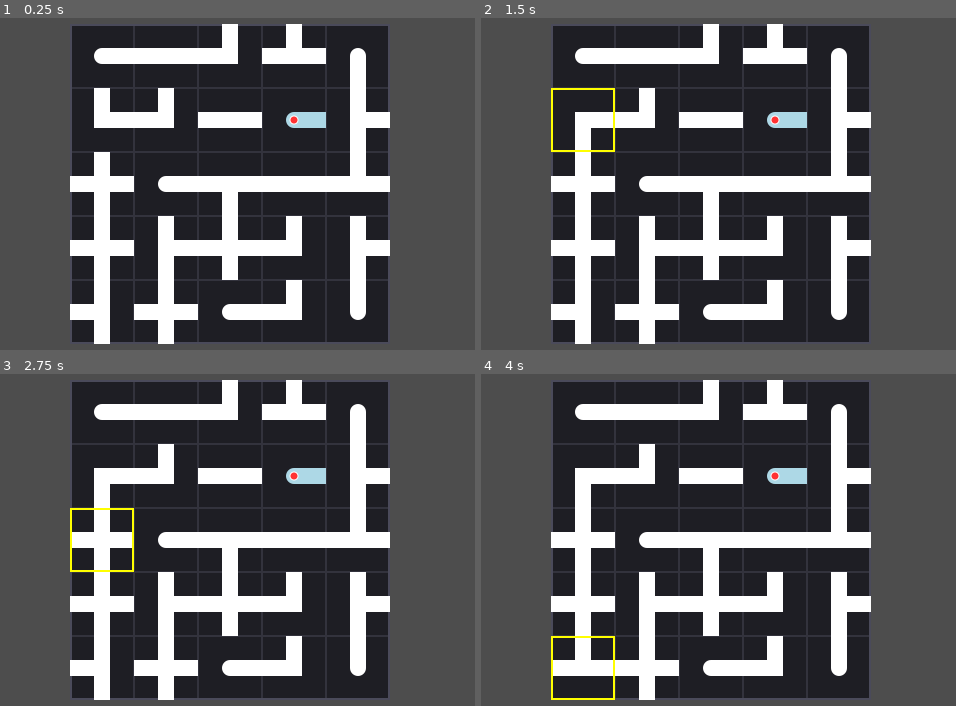
Above: before the commit, frames 1-4 (two rows, left to right).
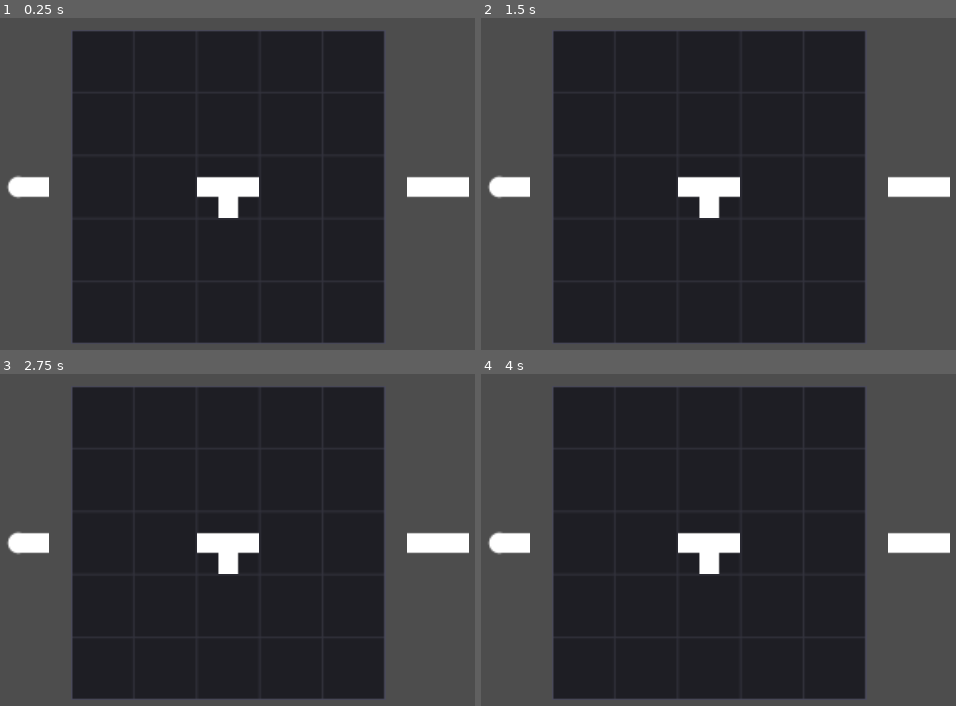
Above: after the commit, the same moments.

Repository: RedBlueCarrots/GMTK-2026
Game: Godot game, scene res://Scenes/pipe_minigame.tscn
Same seed, same stepped clock (60 frames per second), same inputs: the game is played once before the commit and once after it. This scene is started directly instead of the project's main scene.
Inputs (mouse positions are in pixels of both pictures, inside the frame that each line leads up to):
- Up to frame 1 (0.25 s): no input
- Up to frame 2 (1.5 s): tap Enter at 0.5 s; move the mouse to (580, 54) at 0.52 s; click (580, 54) at 0.67 s; tap Space at 1.25 s; move the mouse to (580, 120) at 1.27 s; click (580, 120) at 1.42 s
- Up to frame 3 (2.75 s): tap Enter at 2 s; move the mouse to (99, 540) at 2.02 s; click (99, 540) at 2.17 s
- Up to frame 4 (4 s): tap Space at 2.75 s; move the mouse to (580, 603) at 2.77 s; click (580, 603) at 2.92 s; tap Enter at 3.5 s; move the mouse to (580, 669) at 3.52 s; click (580, 669) at 3.67 s

The runs differ from the first frame. In frame 1, 22% of the frame differs, in the area x 1-99%, y 1-99%; in frame 2, 23%; in frame 3, 23%; in frame 4, 23%.

Commit message:
resize assets

Diff:
--- a/Assets/Art/pipe-bend.svg
+++ b/Assets/Art/pipe-bend.svg
@@ -1,4 +1,4 @@
-<svg width="128" height="128" viewBox="0 0 128 128" xmlns="http://www.w3.org/2000/svg">
-  <rect x="48" y="0" width="32" height="80" fill="#ffffff"/>
-  <rect x="48" y="48" width="80" height="32" fill="#ffffff"/>
+<svg width="38.4" height="38.4" viewBox="0 0 384 384" xmlns="http://www.w3.org/2000/svg">
+  <rect x="128" y="0" width="128" height="256" fill="#ffffff"/>
+  <rect x="128" y="128" width="256" height="128" fill="#ffffff"/>
 </svg>
--- a/Assets/Art/pipe-cross.svg
+++ b/Assets/Art/pipe-cross.svg
@@ -1,4 +1,4 @@
-<svg width="128" height="128" viewBox="0 0 128 128" xmlns="http://www.w3.org/2000/svg">
-  <rect x="48" y="0" width="32" height="128" fill="#ffffff"/>
-  <rect x="0" y="48" width="128" height="32" fill="#ffffff"/>
+<svg width="38.4" height="38.4" viewBox="0 0 384 384" xmlns="http://www.w3.org/2000/svg">
+  <rect x="128" y="0" width="128" height="384" fill="#ffffff"/>
+  <rect x="0" y="128" width="384" height="128" fill="#ffffff"/>
 </svg>
--- a/Assets/Art/pipe-end.svg
+++ b/Assets/Art/pipe-end.svg
@@ -1,4 +1,4 @@
-<svg width="128" height="128" viewBox="0 0 128 128" xmlns="http://www.w3.org/2000/svg">
-  <rect x="48" y="64" width="32" height="64" fill="#ffffff"/>
-  <circle cx="64" cy="64" r="16" fill="#ffffff"/>
+<svg width="38.4" height="38.4" viewBox="0 0 384 384" xmlns="http://www.w3.org/2000/svg">
+  <rect x="128" y="192" width="128" height="192" fill="#ffffff"/>
+  <circle cx="192" cy="192" r="64" fill="#ffffff"/>
 </svg>
--- a/Assets/Art/pipe-highlight.svg
+++ b/Assets/Art/pipe-highlight.svg
@@ -1,3 +1,3 @@
-<svg width="128" height="128" viewBox="0 0 128 128" xmlns="http://www.w3.org/2000/svg">
-  <rect x="2" y="2" width="124" height="124" fill="none" stroke="#ffff00" stroke-width="4"/>
+<svg width="38.4" height="38.4" viewBox="0 0 384 384" xmlns="http://www.w3.org/2000/svg">
+  <rect x="8" y="8" width="368" height="368" fill="none" stroke="#ffff00" stroke-width="16"/>
 </svg>
--- a/Assets/Art/pipe-source_badge.svg
+++ b/Assets/Art/pipe-source_badge.svg
@@ -1,3 +1,3 @@
-<svg width="128" height="128" viewBox="0 0 128 128" xmlns="http://www.w3.org/2000/svg">
-  <circle cx="64" cy="64" r="8" fill="#ff3333" stroke="#ffffff" stroke-width="2"/>
+<svg width="38.4" height="38.4" viewBox="0 0 384 384" xmlns="http://www.w3.org/2000/svg">
+  <circle cx="192" cy="192" r="32" fill="#ff3333" stroke="#ffffff" stroke-width="8"/>
 </svg>
--- a/Assets/Art/pipe-straight.svg
+++ b/Assets/Art/pipe-straight.svg
@@ -1,3 +1,3 @@
-<svg width="128" height="128" viewBox="0 0 128 128" xmlns="http://www.w3.org/2000/svg">
-  <rect x="48" y="0" width="32" height="128" fill="#ffffff"/>
+<svg width="38.4" height="38.4" viewBox="0 0 384 384" xmlns="http://www.w3.org/2000/svg">
+  <rect x="128" y="0" width="128" height="384" fill="#ffffff"/>
 </svg>
--- a/Assets/Art/pipe-t_junction.svg
+++ b/Assets/Art/pipe-t_junction.svg
@@ -1,4 +1,4 @@
-<svg width="128" height="128" viewBox="0 0 128 128" xmlns="http://www.w3.org/2000/svg">
-  <rect x="0" y="48" width="128" height="32" fill="#ffffff"/>
-  <rect x="48" y="48" width="32" height="80" fill="#ffffff"/>
+<svg width="38.4" height="38.4" viewBox="0 0 384 384" xmlns="http://www.w3.org/2000/svg">
+  <rect x="0" y="128" width="384" height="128" fill="#ffffff"/>
+  <rect x="128" y="128" width="128" height="256" fill="#ffffff"/>
 </svg>
--- a/Assets/Art/pipe_minigame-bg.svg
+++ b/Assets/Art/pipe_minigame-bg.svg
@@ -1,19 +1,19 @@
-<svg width="640" height="640" viewBox="0 0 640 640" xmlns="http://www.w3.org/2000/svg">
+<svg width="192" height="192" viewBox="0 0 192 192" xmlns="http://www.w3.org/2000/svg">
   <!-- Base Dark Background -->
-  <rect width="640" height="640" fill="#1e1e24"/>
+  <rect width="192" height="192" fill="#1e1e24"/>
 
   <!-- Vertical Grid Lines -->
-  <line x1="128" y1="0" x2="128" y2="640" stroke="#33333d" stroke-width="4"/>
-  <line x1="256" y1="0" x2="256" y2="640" stroke="#33333d" stroke-width="4"/>
-  <line x1="384" y1="0" x2="384" y2="640" stroke="#33333d" stroke-width="4"/>
-  <line x1="512" y1="0" x2="512" y2="640" stroke="#33333d" stroke-width="4"/>
+  <line x1="38.4" y1="0" x2="38.4" y2="192" stroke="#33333d" stroke-width="1"/>
+  <line x1="76.8" y1="0" x2="76.8" y2="192" stroke="#33333d" stroke-width="1"/>
+  <line x1="115.2" y1="0" x2="115.2" y2="192" stroke="#33333d" stroke-width="1"/>
+  <line x1="153.6" y1="0" x2="153.6" y2="192" stroke="#33333d" stroke-width="1"/>
 
   <!-- Horizontal Grid Lines -->
-  <line x1="0" y1="128" x2="640" y2="128" stroke="#33333d" stroke-width="4"/>
-  <line x1="0" y1="256" x2="640" y2="256" stroke="#33333d" stroke-width="4"/>
-  <line x1="0" y1="384" x2="640" y2="384" stroke="#33333d" stroke-width="4"/>
-  <line x1="0" y1="512" x2="640" y2="512" stroke="#33333d" stroke-width="4"/>
+  <line x1="0" y1="38.4" x2="192" y2="38.4" stroke="#33333d" stroke-width="1"/>
+  <line x1="0" y1="76.8" x2="192" y2="76.8" stroke="#33333d" stroke-width="1"/>
+  <line x1="0" y1="115.2" x2="192" y2="115.2" stroke="#33333d" stroke-width="1"/>
+  <line x1="0" y1="153.6" x2="192" y2="153.6" stroke="#33333d" stroke-width="1"/>
 
   <!-- Outer Frame Border -->
-  <rect x="2" y="2" width="636" height="636" fill="none" stroke="#4a4a5a" stroke-width="4"/>
+  <rect x="0.5" y="0.5" width="191" height="191" fill="none" stroke="#4a4a5a" stroke-width="1"/>
 </svg>
--- a/Scenes/pipe_minigame.tscn
+++ b/Scenes/pipe_minigame.tscn
@@ -1,15 +1,21 @@
 [gd_scene format=3 uid="uid://b8knkgioqs51c"]
 
 [ext_resource type="Script" uid="uid://ct85fc8fla5d4" path="res://Scripts/pipes_minigame.gd" id="1_l0n6x"]
-[ext_resource type="Texture2D" uid="uid://bc4m78hr78ro6" path="res://Assets/Art/pipe_minigame-bg.svg" id="2_fdmy0"]
+[ext_resource type="Texture2D" uid="uid://cpnsfx634vogb" path="res://Assets/Art/pipe_minigame-bg.svg" id="2_fdmy0"]
+[ext_resource type="PackedScene" uid="uid://cbkyray7c10o" path="res://Scenes/minigame_outline.tscn" id="2_hkjiq"]
 
 [node name="PipeMinigame" type="Node2D" unique_id=501969369]
 script = ExtResource("1_l0n6x")
 
-[node name="Sprite2D" type="Sprite2D" parent="." unique_id=1046249181]
+[node name="BackgroundSprite" type="Sprite2D" parent="." unique_id=1046249181]
 texture = ExtResource("2_fdmy0")
+centered = false
 
 [node name="Board" type="Node2D" parent="." unique_id=1164436376]
+position = Vector2(96, 96)
 
-[node name="Camera2D" type="Camera2D" parent="." unique_id=566496952]
-zoom = Vector2(0.5, 0.5)
+[node name="MinigameOutline" parent="." unique_id=959946983 instance=ExtResource("2_hkjiq")]
+
+[node name="Camera2D" type="Camera2D" parent="." unique_id=1992755724]
+offset = Vector2(97.075, 94.17)
+zoom = Vector2(1.64, 1.64)
--- a/Scenes/pipe_piece.tscn
+++ b/Scenes/pipe_piece.tscn
@@ -1,16 +1,15 @@
 [gd_scene format=3 uid="uid://dnblktufhd4mf"]
 
 [ext_resource type="Script" uid="uid://d241ojbsidwfi" path="res://Scripts/pipe.gd" id="1_hgpvu"]
-[ext_resource type="Texture2D" uid="uid://b4828ycr3hka" path="res://Assets/Art/pipe-highlight.svg" id="2_d8kao"]
-[ext_resource type="Texture2D" uid="uid://c7v27do7vesic" path="res://Assets/Art/pipe-source_badge.svg" id="3_cf7qw"]
+[ext_resource type="Texture2D" uid="uid://plumt7enikry" path="res://Assets/Art/pipe-highlight.svg" id="2_d8kao"]
+[ext_resource type="Texture2D" uid="uid://dt1guypm0qc2n" path="res://Assets/Art/pipe-source_badge.svg" id="3_cf7qw"]
 
 [sub_resource type="RectangleShape2D" id="RectangleShape2D_3dj8w"]
-size = Vector2(128, 128)
+size = Vector2(38.4, 38.4)
 
 [node name="PipePiece" type="Area2D" unique_id=1157958654]
 script = ExtResource("1_hgpvu")
-
-[node name="PipeSprite" type="Sprite2D" parent="." unique_id=1074849666]
+type = 0
 
 [node name="CollisionShape2D" type="CollisionShape2D" parent="." unique_id=1336342193]
 shape = SubResource("RectangleShape2D_3dj8w")
@@ -18,6 +17,8 @@
 [node name="HighlightSprite" type="Sprite2D" parent="." unique_id=1018154924]
 texture = ExtResource("2_d8kao")
 
+[node name="PipeSprite" type="Sprite2D" parent="." unique_id=1074849666]
+
 [node name="SourceBadgeSprite" type="Sprite2D" parent="." unique_id=1529795445]
 texture = ExtResource("3_cf7qw")
 
Not shown, changed: Assets/Art/pipe-bend.svg.import
Not shown, changed: Assets/Art/pipe-cross.svg.import
Not shown, changed: Assets/Art/pipe-end.svg.import
Not shown, changed: Assets/Art/pipe-highlight.svg.import
Not shown, changed: Assets/Art/pipe-source_badge.svg.import
Not shown, changed: Assets/Art/pipe-straight.svg.import
Not shown, changed: Assets/Art/pipe-t_junction.svg.import
Not shown, changed: Assets/Art/pipe_minigame-bg.svg.import
